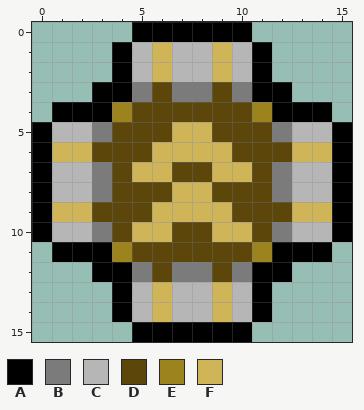
A pixel-art sprite gets an edit: items/generic/mechparts/chips/mechchipspeed.png. Above is the file before it was changed.
The file is 16x16 pixels.
Palette (. is transparent): A #000000  B #7b7b7b  C #b6b6b6  D #5c4609  E #9c831e  F #d0b458
New version:
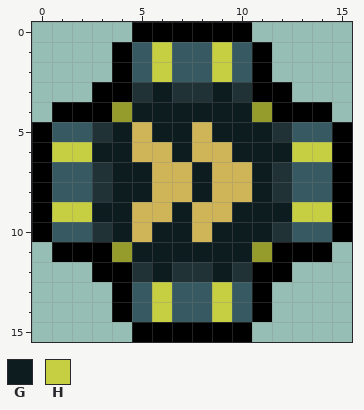
Colours new in this view: G #0d1c1f  H #c6cf42
What changed:
Colour B changes from #7b7b7b to #203236.
Colour C changes from #b6b6b6 to #375961.
Colour E changes from #9c831e to #969c2c.
The author changed colour D to colour F in rows 5 to 6 at x 5; in row 7 at x 7; in row 8 at x 6 and 9 to 10; in row 9 at x 5; in row 10 at x 8.
The author changed colour D to colour G in row 3 at x 6 and 9; in row 4 at x 5 to 10; in row 5 at x 4, 6 and 9 to 11; in row 6 at x 3 to 4 and 10 to 12; in row 7 at x 4, 8 and 11; in row 8 at x 4 to 5 and 11.
The author changed colour D to colour G in row 9 at x 3 to 4 and 10 to 12; in row 10 at x 4, 7 and 11; in row 11 at x 5 to 10; in row 12 at x 6 and 9.
The author changed colour F to colour G in rows 5 to 6 at x 7; in row 7 at x 5; in row 8 at x 8; in row 9 at x 7; in row 10 at x 6 and 9 to 10.
The author changed colour F to colour H in rows 1 to 2 at x 6 and 9; in row 6 at x 1 to 2 and 13 to 14; in row 9 at x 1 to 2 and 13 to 14; in rows 13 to 14 at x 6 and 9.
Changed places in both pictures, as pixel boxes (x1, y1, x2, y2):
changed: (52, 42, 332, 322)
